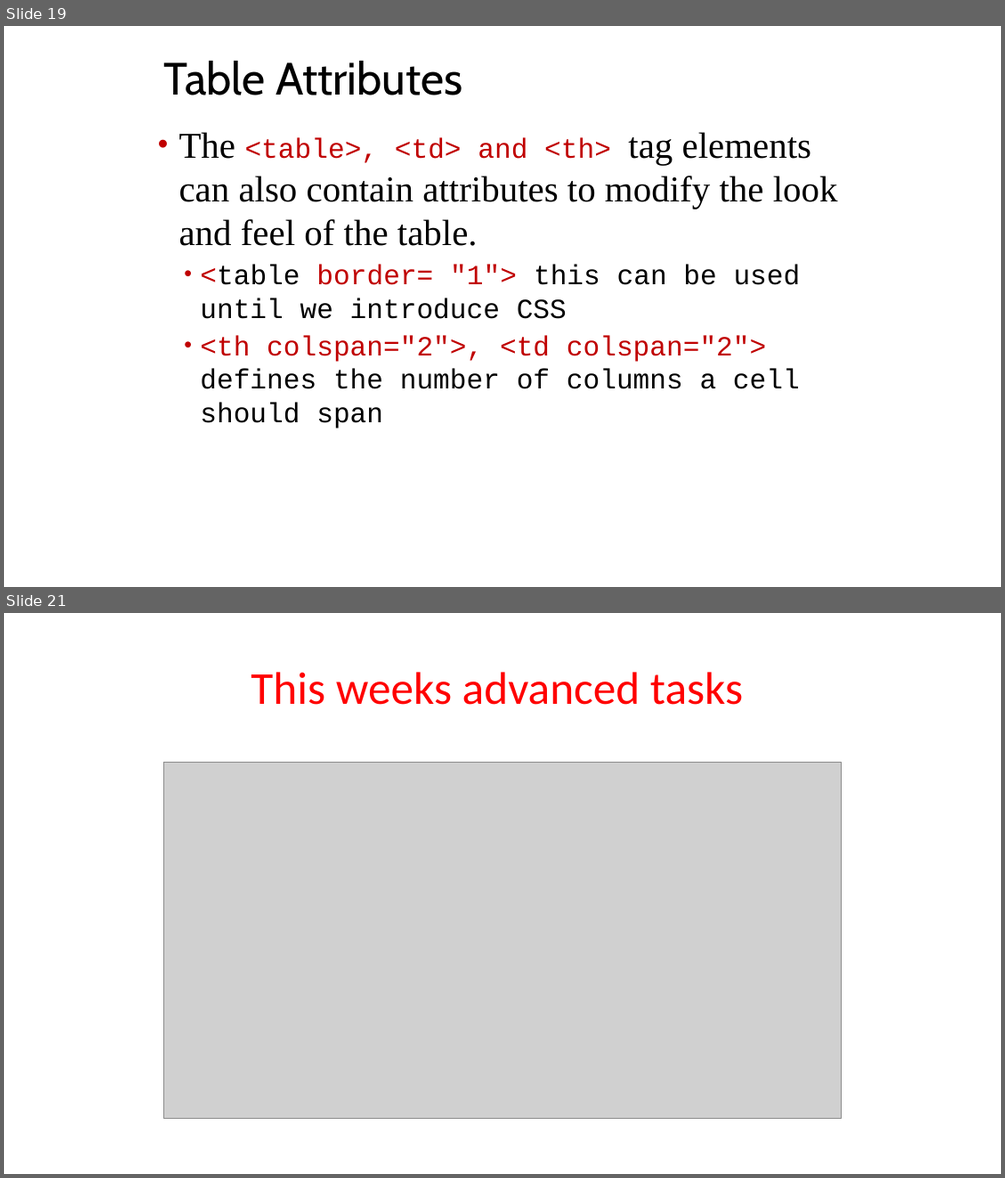
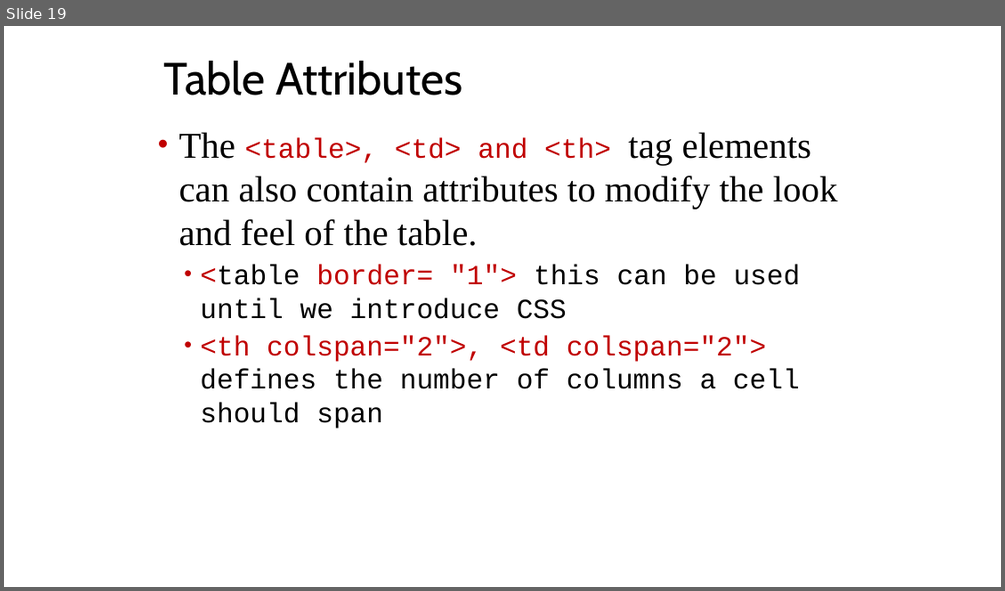
Before and after one commit to joeappleton18/cda400_2017, a slide deck: sessions/week2/slides.pptx. Shown one above the other, each under a label of ours: slides 19 and 21 before the commit, slide 19 after it; the slides between them are not shown. The pictures are 1005x1178 and 1005x591 pixels, drawn with LibreOffice and Linux fonts; fonts in the diff are those of the drawing; grey boxes stand for pictures. Boxes give left, top, right and bottom in pixels: in the first picture for what was removed or moved away, otherwise in the second. Text is boxed around its words. In the diff, an @@ line names an element or a change of style, - is before the commit and + after.

```diff
--- a/sessions/week2/slides.pptx
+++ b/sessions/week2/slides.pptx
@@ slide 21 removed at [4,613,1001,1174], background #FFFFFF @@
@@ title removed at [251,672,743,705] @@
-This weeks advanced tasks
@@ picture removed at [164,763,841,1119] @@
```
Also in this commit, not shown: 4 slides changed, 1 other slide removed, 8 other files.
